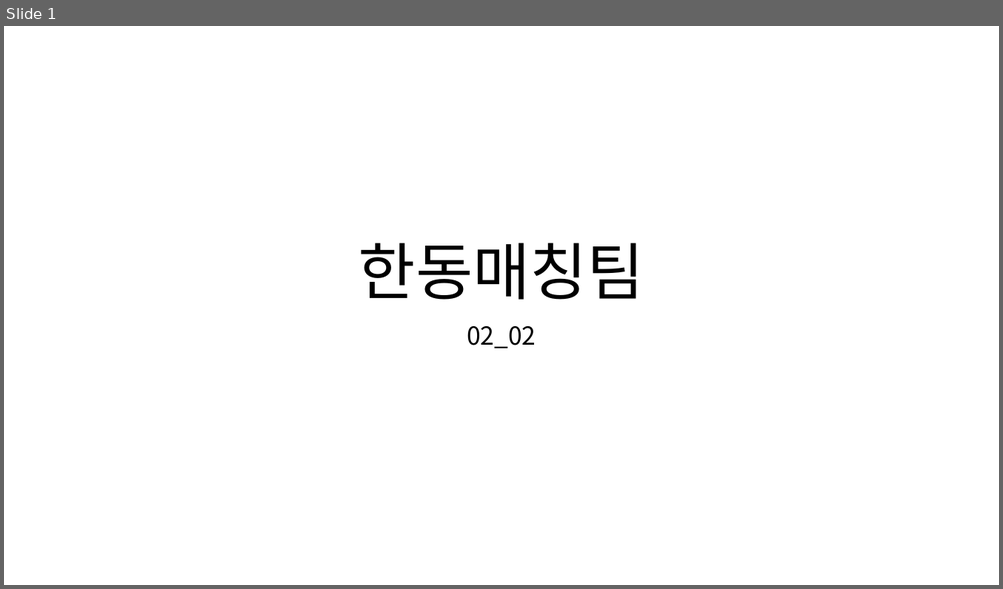
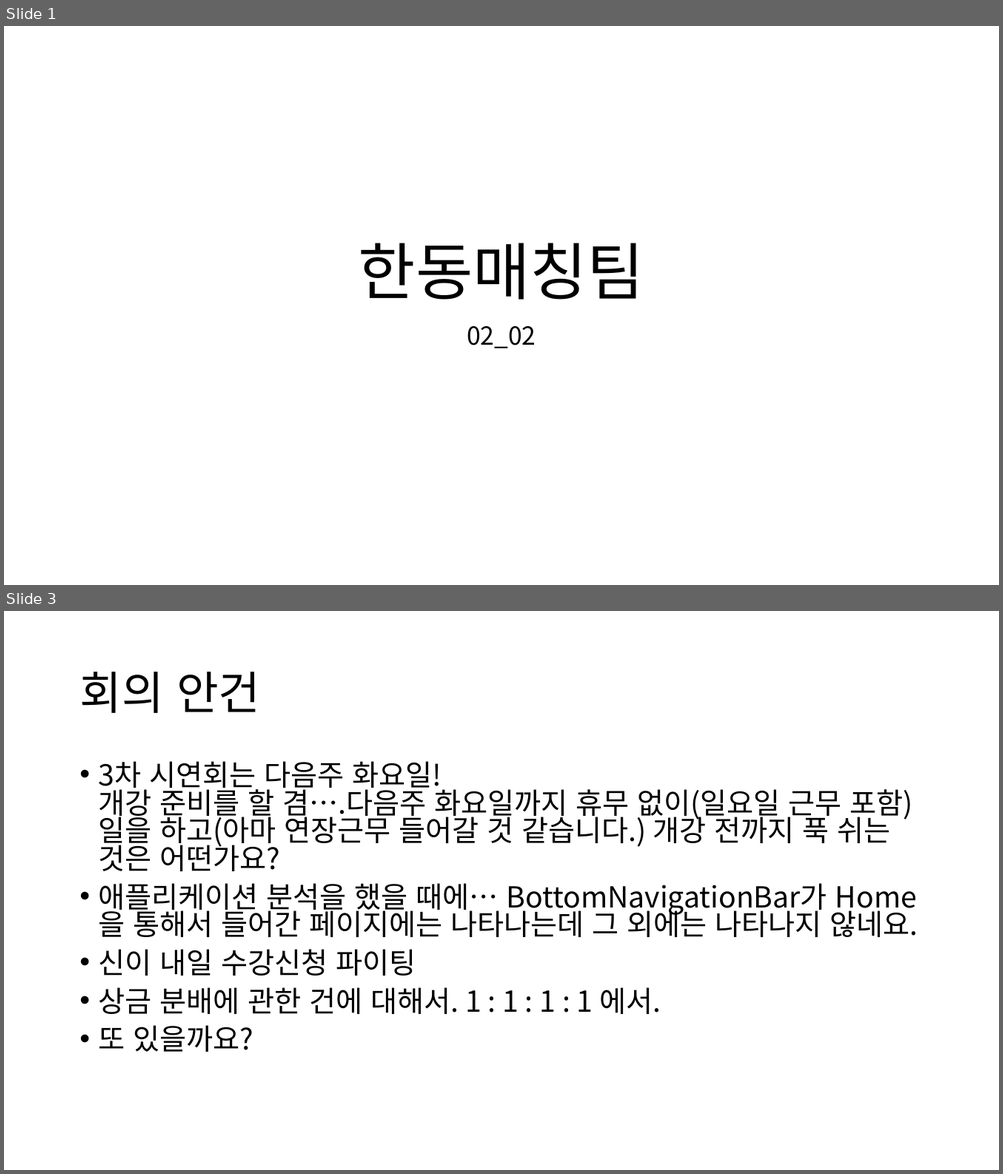
Before and after one commit to jonbee0427/Link2021, a slide deck: 일정/02_02.pptx. Shown one above the other, each under a label of ours: slide 1 before the commit, slides 1 and 3 after it; the slides between them are not shown. The pictures are 1003x589 and 1003x1174 pixels, drawn with LibreOffice and Linux fonts; fonts in the diff are those of the drawing. Boxes give left, top, right and bottom in pixels: in the first picture for what was removed or moved away, otherwise in the second. Text is boxed around its words. In the diff, an @@ line names an element or a change of style, - is before the commit and + after.

```diff
--- a/일정/02_02.pptx
+++ b/일정/02_02.pptx
@@ slide 3 added at [4,611,999,1170], background #FFFFFF @@
@@ title added at [79,672,260,713], 44 pt, text #000000 @@
+회의 안건
@@ text added at [99,761,917,1052], 28 pt, text #000000 @@
+• 3차 시연회는 다음주 화요일!
+  개강 준비를 할 겸….다음주 화요일까지 휴무 없이(일요일 근무 포함) 일을 하고(아마 연장근무 들어갈 것 같습니다.) 개강 전까지 푹 쉬는 것은 어떤가요?
+• 애플리케이션 분석을 했을 때에… BottomNavigationBar가 Home을 통해서 들어간 페이지에는 나타나는데 그 외에는 나타나지 않네요.
+• 신이 내일 수강신청 파이팅
+• 상금 분배에 관한 건에 대해서. 1 : 1 : 1 : 1 에서.
+• 또 있을까요?
```
Also in this commit, not shown: 1 slide changed, 1 other slide added, 4 other files.
